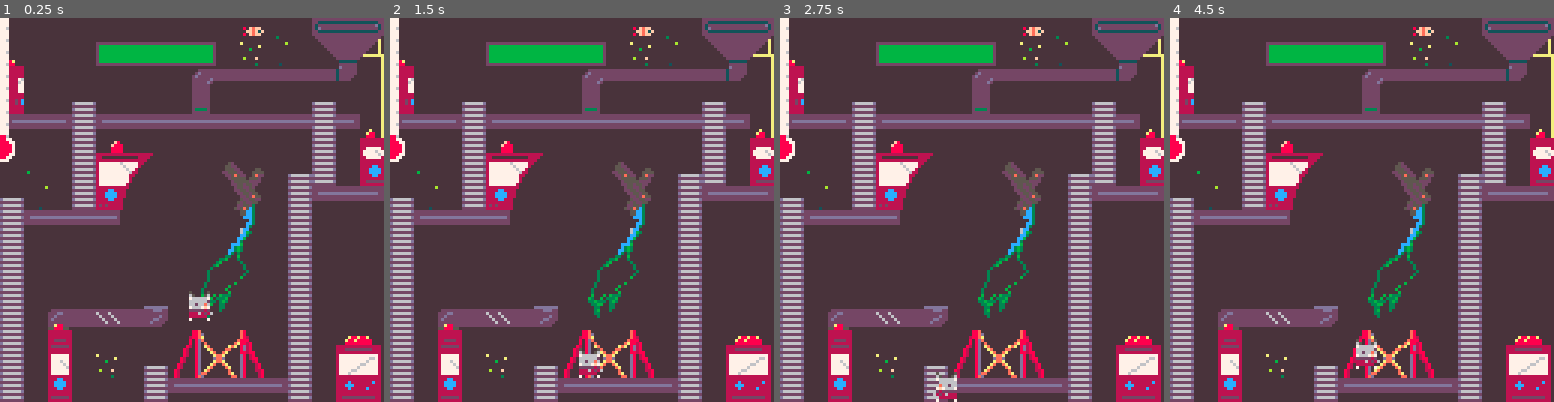
Above: before the commit, frames 1-4 (left to right).
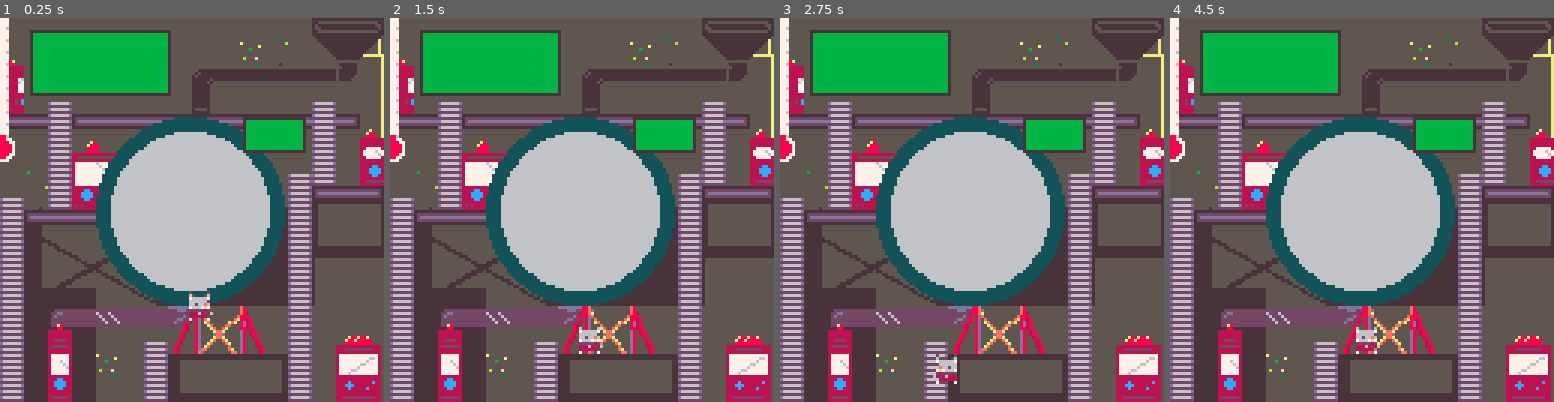
Above: after the commit, the same moments.

Repository: keatontate/gmtk-jam-2025
Game: PICO-8 cartridge src/loop-game.p8
Same seed, same stepped clock (60 frames per second), same inputs: the game is played once before the commit and once after it.
Inputs:
- Up to frame 1 (0.25 s): no input
- Up to frame 2 (1.5 s): tap O (Z key) at 0.33, 0.7, 1.43 s; tap X (X key) at 1.07 s
- Up to frame 3 (2.75 s): hold Left 1.97-2.37 s; tap X (X key) at 2.07, 2.4, 2.73 s; tap O (Z key) at 2.22 s; hold Down from 2.42 s (still down)
- Up to frame 4 (4.5 s): release Down at 2.82 s; hold Right 2.87-3.53 s; tap X (X key) every 0.33 s from 3.07 to 4.4 s; tap O (Z key) at 3.1, 3.98 s; hold Up 3.58-4.08 s; hold Right from 4.13 s (still down)

The runs differ from the first frame. In frame 1, 69% of the frame differs, in the area x 0-100%, y 0-100%; in frame 2, 70%; in frame 3, 70%; in frame 4, 70%.

Commit message:
More map tweaks

Diff:
--- a/src/loop-game.p8
+++ b/src/loop-game.p8
@@ -6,7 +6,8 @@
 
 -- change the palette colors
 poke(0x5f2e,1)
-pal({[0]=-11,5,6,7,13,12,-13,3,-3,-9,-6,-5,-8,8,-2,15},1)
+-- pal({[0]=-11,5,6,7,13,12,-13,3,-3,-9,-6,-5,-8,8,-2,15},1)
+pal({[0]=-13,5,6,7,13,12,-11,3,-3,-9,-6,-5,-8,8,-2,15},1)
 
 #include game-loop.lua
 #include character.lua
@@ -91,25 +92,25 @@
 
 
 __gff__
-0000000000000002000101010000000000000000000000020000000000000000000000000000000000000000040000000000000000000000000000000100000000000000000000080804000400000000000000000000000000000001000000000000000001000000000000000000000000000000010000000000000000000000
+0000000000000002000101010001000000000000000000020000000000000000000000000000000000000000040000000000000000000000000000000100000000000000000000080804000400000000000000000000000000000001000000000000000001000000000000000000000000000000010000000000000000000000
 0000000401000000000000000000000000000001000000000000000000000000000000000000000000000000000000000000000000000000000000000000000000000000000000000000000000000000000000000000000000000000000000000000000000000000000000000000000000000000000000000000000000000000
 __map__
-1b0000000000000000002021005657583c000000000000000000000000000000000000000000000000000000000000000000000000000000000000000000000000000000000000000000000000000000000000000000000000000000000000000000000000000000000000000000000000000000000000000000000000000000
-2b0000006061616162003032006667683c000000000000000000000000000000000000000000000000000000000000000000000000000000000000000000000000000000000000000000000000000000000000000000000000000000000000000000000000000000000000000000000000000000000000000000000000000000
+1b0000000000000000000021005657583c000000000000000000000000000000000000000000000000000000000000000000000000000000000000000000000000000000000000000000000000000000000000000000000000000000000000000000000000000000000000000000000000000000000000000000000000000000
+2b0000000000000000003032006667683c000000000000000000000000000000000000000000000000000000000000000000000000000000000000000000000000000000000000000000000000000000000000000000000000000000000000000000000000000000000000000000000000000000000000000000000000000000
 3b0000000000000045767676767677263c000000000000000000000000000000000000000000000000000000000000000000000000000000000000000000000000000000000000000000000000000000000000000000000000000000000000000000000000000000000000000000000000000000000000000000000000000000
-4b0000070000000055000000000700263c000000000000000000000000000000000000000000000000000000000000000000000000000000000000000000000000000000000000000000000000000000000000000000000000000000000000000000000000000000000000000000000000000000000000000000000000000000
-5b0a0b17090a0a0a0a0a0a0a0a170b0c3c000000000000000000000000000000000000000000000000000000000000000000000000000000000000000000000000000000000000000000000000000000000000000000000000000000000000000000000000000000000000000000000000000000000000000000000000000000
-6b00001763646500000000000017001c3c000000000000000000000000000000000000000000000000000000000000000000000000000000000000000000000000000000000000000000000000000000000000000000000000000000000000000000000000000000000000000000000000000000000000000000000000000000
-0033001773740000000e0f000717002c3c000000000000000000000000000000000000000000000000000000000000000000000000000000000000000000000000000000000000000000000000000000000000000000000000000000000000000000000000000000000000000000000000000000000000000000000000000000
-0732001783840000001e1f0017090a0b3c000000000000000000000000000000000000000000000000000000000000000000000000000000000000000000000000000000000000000000000000000000000000000000000000000000000000000000000000000000000000000000000000000000000000000000000000000000
-17090a0a9300000000002f00170000003c000000000000000000000000000000000000000000000000000000000000000000000000000000000000000000000000000000000000000000000000000000000000000000000000000000000000000000000000000000000000000000000000000000000000000000000000000000
-1700000000000000003e3f00170000003c000000000000000000000000000000000000000000000000000000000000000000000000000000000000000000000000000000000000000000000000000000000000000000000000000000000000000000000000000000000000000000000000000000000000000000000000000000
-17000000000000004d4e4f00170000003c000000000000000000000000000000000000000000000000000000000000000000000000000000000000000000000000000000000000000000000000000000000000000000000000000000000000000000000000000000000000000000000000000000000000000000000000000000
-17000000000000005d5e0000170000003c000000000000000000000000000000000000000000000000000000000000000000000000000000000000000000000000000000000000000000000000000000000000000000000000000000000000000000000000000000000000000000000000000000000000000000000000000000
-17003435243536006d6e0000170000003c000000000000000000000000000000000000000000000000000000000000000000000000000000000000000000000000000000000000000000000000000000000000000000000000000000000000000000000000000000000000000000000000000000000000000000000000000000
-170029000000004041424300170027283c000000000000000000000000000000000000000000000000000000000000000000000000000000000000000000000000000000000000000000000000000000000000000000000000000000000000000000000000000000000000000000000000000000000000000000000000000000
-170039003000075051525300170037383c000000000000000000000000000000000000000000000000000000000000000000000000000000000000000000000000000000000000000000000000000000000000000000000000000000000000000000000000000000000000000000000000000000000000000000000000000000
-17004900000017090a0a0a0b170047483c000000000000000000000000000000000000000000000000000000000000000000000000000000000000000000000000000000000000000000000000000000000000000000000000000000000000000000000000000000000000000000000000000000000000000000000000000000
+4b0007000000000055000000000700263c000000000000000000000000000000000000000000000000000000000000000000000000000000000000000000000000000000000000000000000000000000000000000000000000000000000000000000000000000000000000000000000000000000000000000000000000000000
+5b0a17090a0a0a0a0a0a0a0a0a170b0c3c000000000000000000000000000000000000000000000000000000000000000000000000000000000000000000000000000000000000000000000000000000000000000000000000000000000000000000000000000000000000000000000000000000000000000000000000000000
+6b00176364650000000000000017001c3c000000000000000000000000000000000000000000000000000000000000000000000000000000000000000000000000000000000000000000000000000000000000000000000000000000000000000000000000000000000000000000000000000000000000000000000000000000
+0033177374000000000000000717002c3c000000000000000000000000000000000000000000000000000000000000000000000000000000000000000000000000000000000000000000000000000000000000000000000000000000000000000000000000000000000000000000000000000000000000000000000000000000
+07321783840000000000000017090a0b3c000000000000000000000000000000000000000000000000000000000000000000000000000000000000000000000000000000000000000000000000000000000000000000000000000000000000000000000000000000000000000000000000000000000000000000000000000000
+17090a930000000000000000170000003c000000000000000000000000000000000000000000000000000000000000000000000000000000000000000000000000000000000000000000000000000000000000000000000000000000000000000000000000000000000000000000000000000000000000000000000000000000
+170000000000000000000000170000003c000000000000000000000000000000000000000000000000000000000000000000000000000000000000000000000000000000000000000000000000000000000000000000000000000000000000000000000000000000000000000000000000000000000000000000000000000000
+170000000000000000000000170000003c000000000000000000000000000000000000000000000000000000000000000000000000000000000000000000000000000000000000000000000000000000000000000000000000000000000000000000000000000000000000000000000000000000000000000000000000000000
+170000000000000000000000170000003c000000000000000000000000000000000000000000000000000000000000000000000000000000000000000000000000000000000000000000000000000000000000000000000000000000000000000000000000000000000000000000000000000000000000000000000000000000
+170034352435353600000000170000003c000000000000000000000000000000000000000000000000000000000000000000000000000000000000000000000000000000000000000000000000000000000000000000000000000000000000000000000000000000000000000000000000000000000000000000000000000000
+170029000000070000000000170027283c000000000000000000000000000000000000000000000000000000000000000000000000000000000000000000000000000000000000000000000000000000000000000000000000000000000000000000000000000000000000000000000000000000000000000000000000000000
+170039003000170d0d0d0d0d170037383c000000000000000000000000000000000000000000000000000000000000000000000000000000000000000000000000000000000000000000000000000000000000000000000000000000000000000000000000000000000000000000000000000000000000000000000000000000
+170049000000170d0d0d0d0d170047483c000000000000000000000000000000000000000000000000000000000000000000000000000000000000000000000000000000000000000000000000000000000000000000000000000000000000000000000000000000000000000000000000000000000000000000000000000000
 090a0a0a0a0a0a0a0a0a0a0a0a0a0a0b3c000000000000000000000000000000000000000000000000000000000000000000000000000000000000000000000000000000000000000000000000000000000000000000000000000000000000000000000000000000000000000000000000000000000000000000000000000000
 
 
--- a/src/map.lua
+++ b/src/map.lua
@@ -1,8 +1,43 @@
 function draw_map()
-  -- draw background
+  -- set background color
+  cls(1)
+  -- draw background supports
+  -- -- purple shadows
+  rectfill(52,63,104,95,6)
+  rectfill(104,56,127,79,6)
+  rectfill(0,69,13,95,6)
+  rectfill(0,90,31,127,6)
+  -- -- struts
+  line(0,66,52,95,6)
+  line(0,65,52,95,6)
+  line(0,101,55,69,6)
+  line(0,100,55,68,6)
+
+
   -- draw map tiles
   map()
   -- draw tank
-  -- draw foliage
-  -- draw top layer stuff
+  circfill(63,64,31,0)
+  circfill(63,64,26,2)
+  -- draw supports
+  spr(64,56,96,4,2)
+
+  -- -- decorative panels
+  -- fillp(0b0011010101101000)
+  rectfill(106,62,126,75,1)
+  rectfill(60,114,93,124,1)
+  -- fillp()
+
+  -- draw status screens, text goes here later
+  -- -- general
+  rectfill(10,4,56,25,6)
+  rectfill(11,5,55,24,11)
+  -- -- for fish count
+  rectfill(81,33,101,44,6)
+  rectfill(82,34,100,43,11)
+
+  -- below stuff gets called in draw function
+  -- draw top layer sprites/fish
+  --(put in draw function)
+  -- draw cracked tank leak
 end
Not shown, changed: 46 lines of the sprite sheet (__gfx__) section of src/loop-game.p8
